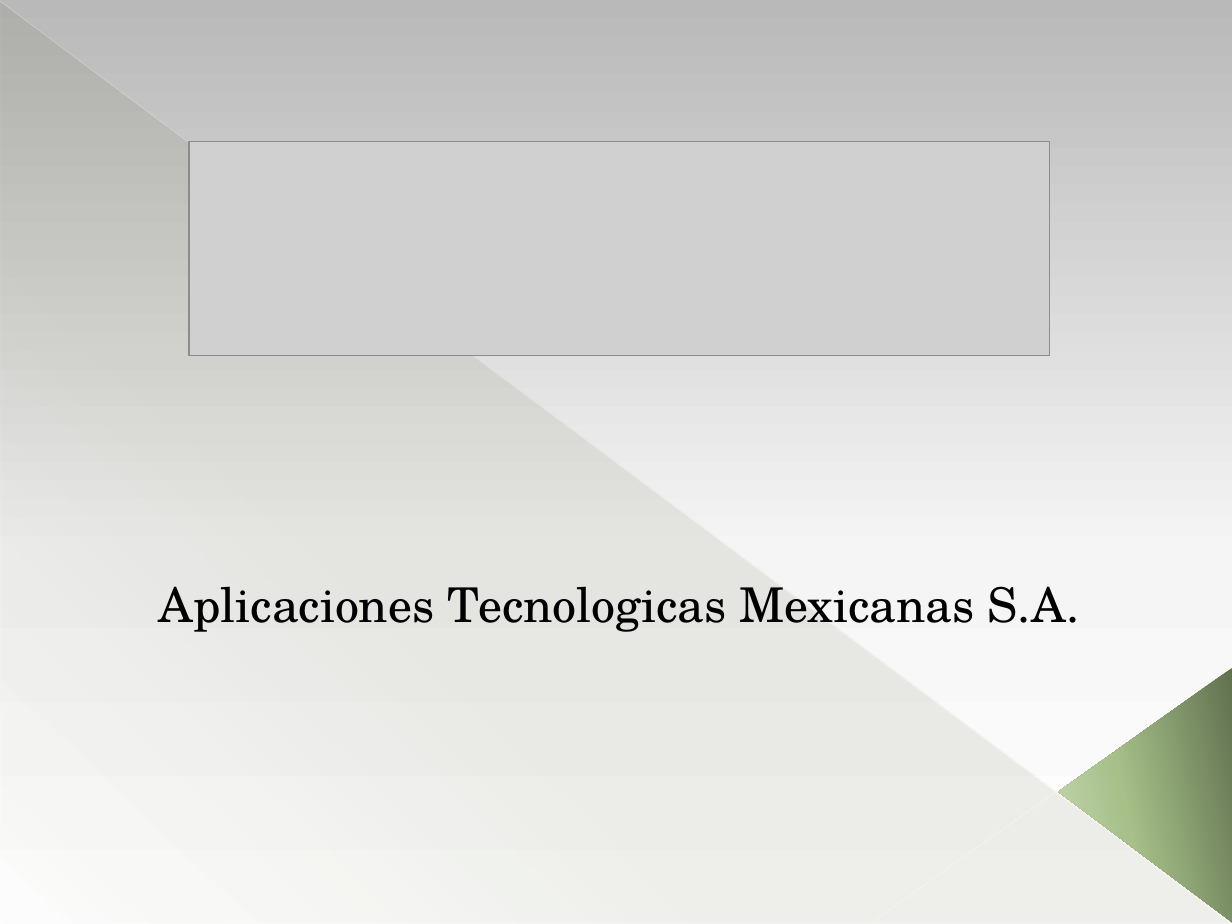
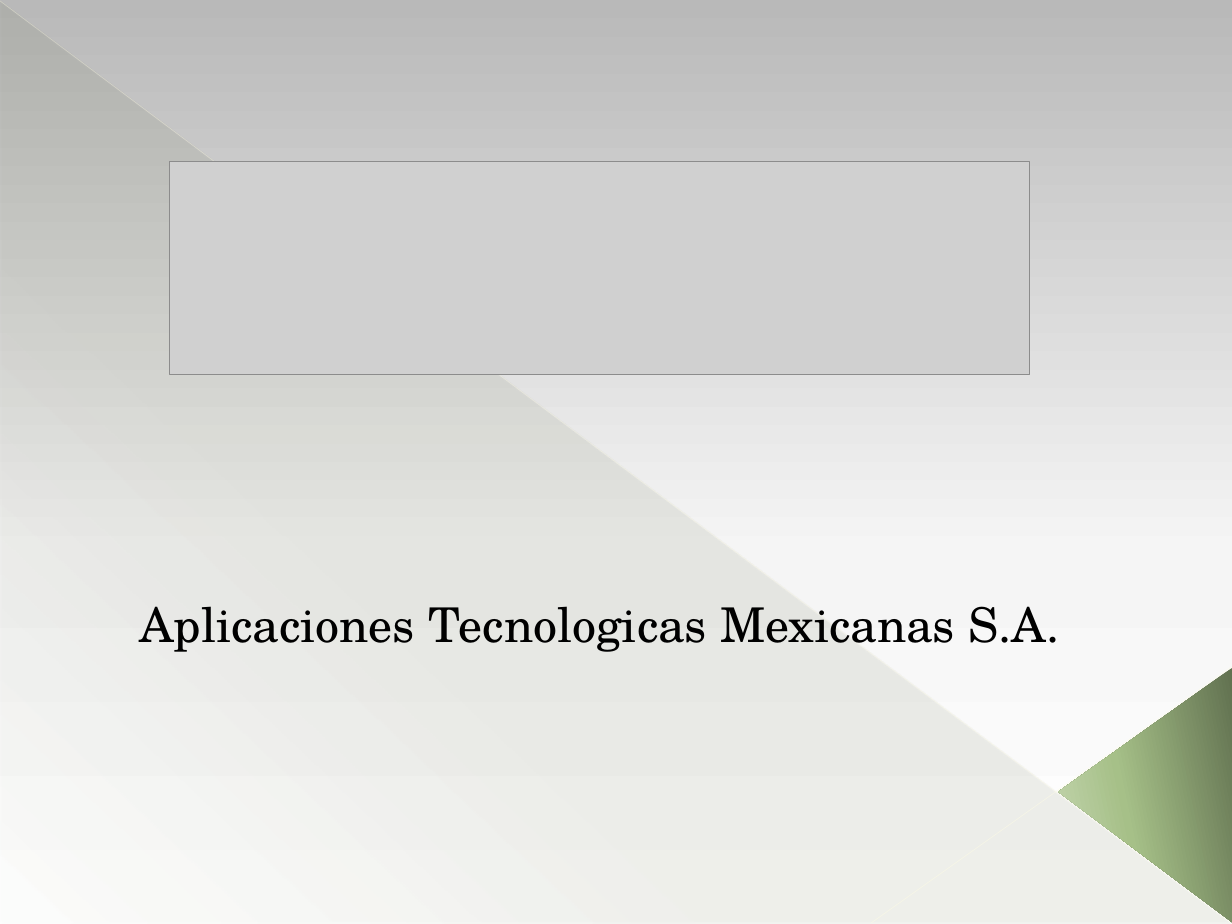
Before and after one commit to aptemex/visuales, a slide deck: slide 1 of Presentacion/PresentacionAptemex.pptm. Drawn at 1232x924 pixels with LibreOffice and Linux fonts; fonts in the diff are those of the drawing; grey boxes stand for pictures. Boxes give left, top, right and bottom in pixels: in the first picture for what was removed or moved away, otherwise in the second. Text is boxed around its words. In the diff, an @@ line names an element or a change of style, - is before the commit and + after.

```diff
--- a/Presentacion/PresentacionAptemex.pptm
+++ b/Presentacion/PresentacionAptemex.pptm
@@ picture: place and size @@
-picture at bbox=[190, 142, 1050, 355]
+picture at bbox=[170, 161, 1030, 375]
@@ text "Aplicaciones Tecnologicas Mexicanas S.A.": place and size @@
-text "Aplicaciones Tecnologicas Mexicanas S.A." at bbox=[159, 586, 1080, 632]
+text "Aplicaciones Tecnologicas Mexicanas S.A." at bbox=[139, 606, 1060, 652]
```
Also in this commit, not shown: 17 slides added, 6 slides removed, 2 other files.
